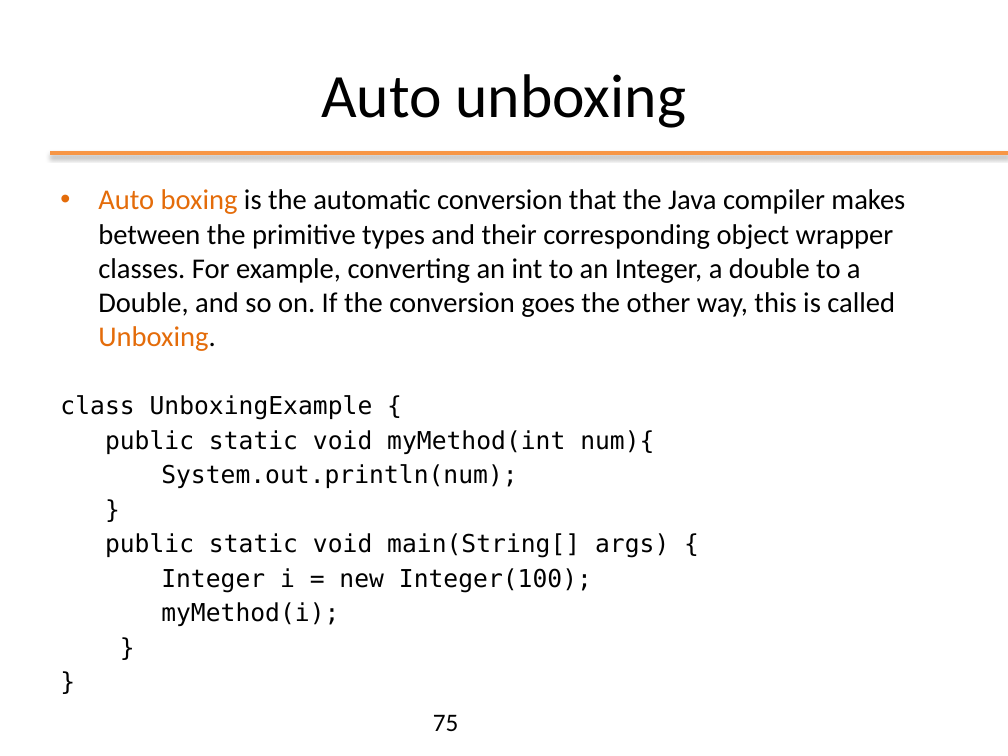
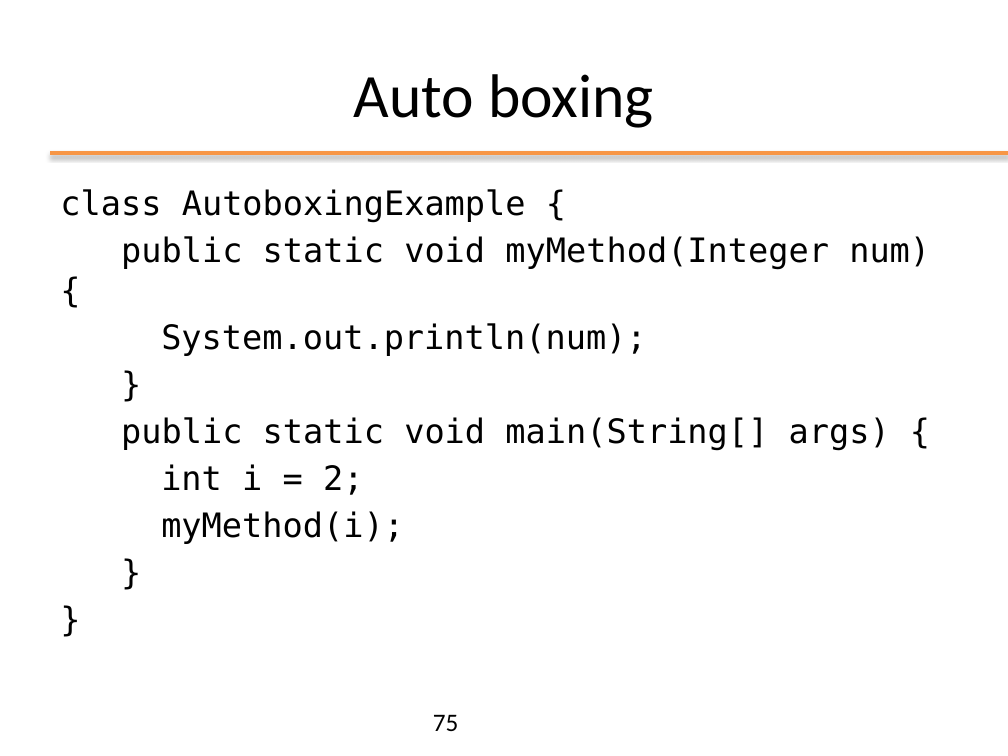
Before and after one commit to Andrea99-beep/ooprogramming, a slide deck: slide 75 of slides/ppt/02_OOP_Basics.pptx. Drawn at 1008x756 pixels with LibreOffice and Linux fonts; fonts in the diff are those of the drawing; background and template pictures are left out. Boxes give left, top, right and bottom in pixels: in the first picture for what was removed or moved away, otherwise in the second. Text is boxed around its words. In the diff, an @@ line names an element or a change of style, - is before the commit and + after.

```diff
--- a/slides/ppt/02_OOP_Basics.pptx
+++ b/slides/ppt/02_OOP_Basics.pptx
@@ title at bbox=[354, 74, 654, 128]: text changed @@
-Auto unboxing
+Auto boxing
@@ text at bbox=[60, 189, 930, 269]: text changed; size 20.4 to 24 pt; font Calibri to DejaVu Sans Mono @@
-• Auto boxing is the automatic conversion that the Java compiler makes between the primitive types and their corresponding object wrapper classes. For example, converting an int to an Integer, a double to a Double, and so on. If the conversion goes the other way, this is called Unboxing.
-class UnboxingExample {
-public static void myMethod(int num){
+class AutoboxingExample {
+public static void myMethod(Integer num){
@@ text at bbox=[121, 323, 890, 544]: size 17.6 to 24 pt in "System.out.println(num);", "}", "public static void main(String[] args) {", "myMethod(i);" and 2 more places; more space between paragraphs @@
@@ text at bbox=[161, 464, 363, 495]: text changed; size 17.6 to 24 pt @@
-Integer i = new Integer(100);
+int i = 2;
```
Also in this commit, not shown: 7 other slides changed, 1 slide added, 1 slide removed, 1 other file.
